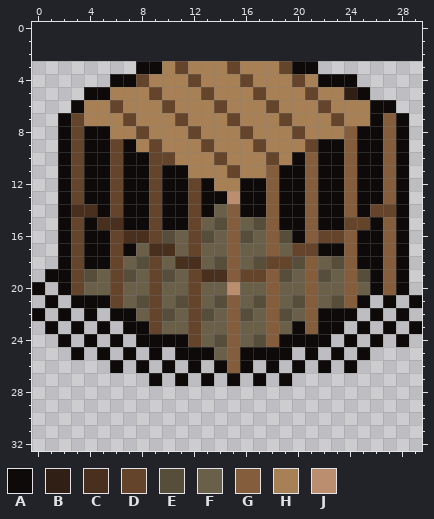
Edited in one commit: pixel-art file (ArtSource/pixel/dungeon27/prop_cage.aseprite). Above, as it was before the edit.
32x30 pixels, 1 frame. The old version is drawn lined up with the new one, on the new canvas.
Palette (. is transparent): A #0e0a0a  B #301f15  C #482f1e  D #64442b  E #564d3b  F #6a604a  G #845e3c  H #a88056  J #ba8e6e
Pixels before, first column x 0:
 3 ........AAHDHHHDHHHDAA........
 4 ......AADHHHDHHHDHHHDHAAA.....
 5 ....AAHHHDHHHDHHHDHHHDHHBA....
 6 ...AHHDHHHDHHHDHHHDHHHDHHHAA..
 7 ..ADHHHDHHHDHHHDHHHDHHHDHHAGA.
 8 ..ADAAHHDHHHDHHHDHHHDHHHGAAGA.
 9 ..ADAADAHDHHHDHHHDHHHDAAGAAGA.
10 ..ADAADAADDHHHDHHHDHAGAAGAAGA.
11 ..ADAADAADAAHHHDHHGAAGAAGAAGA.
12 ..ADAADAADAADAHHAAGAAGAAGAAGA.
13 ..ADAADAADAADAAJAAGAAGAAGAAGA.
14 ..ACCADAADAADAFGAAGAAGAAGADDA.
15 ..ADACCAADAADFEGFEGAAGAADDAGA.
16 ..ADAADCCDEFDEFGEFGEAGDDGAAGA.
17 ..ADAADAFCCFDFFGFFGFDDAAGAAGA.
18 ..ADAADFEDFCCFEGFEDDEGFEGAAGA.
19 .AADEFDEFDEFDCCGDDGEFGEFGEAGA.
20 A.ADFFDFFDFFDFFJFFGFFGFFGFAGA.
21 .A.AAADFEDFEDFEGFEGFEGFEGA.A.A
22 A.A.A.AAFDEFDEFGEFGEFGAAA.A.A.
23 .A.A.A.AADFFDFFGFFGFAGAA.A.A.A
24 ..A.A.A.AAAADFEGFEGAAAA.A.A.A.
25 ...A.A.A.A.AAAFGAAAA.A.A.A....
26 ......A.A.A.A.AGA.A.A.A.A.....
27 .........A.A.A.A.A.A..........
Once edited:
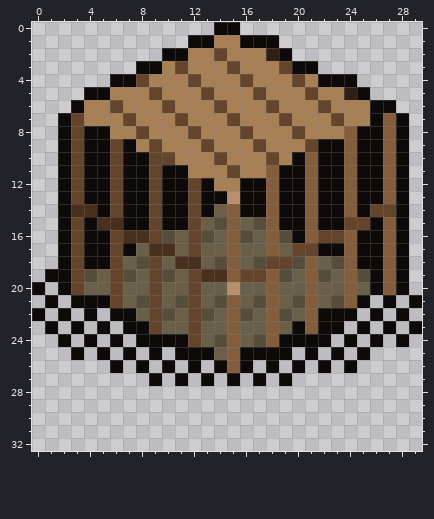
Difference:
canvas 32x30 -> 30x33, the old top-left corner now at -1,3 (the part of the old canvas that was cut away was empty and is not shown)
y 0: x 14..15 .. -> AA
y 1: x 12..18 ....... -> AAHHAAA
y 2: x 10..19 .......... -> AAHHDHHHBA
Pixel boxes of the changes (left, top, right, bottom) in both pictures:
added: (162, 22, 292, 61)
